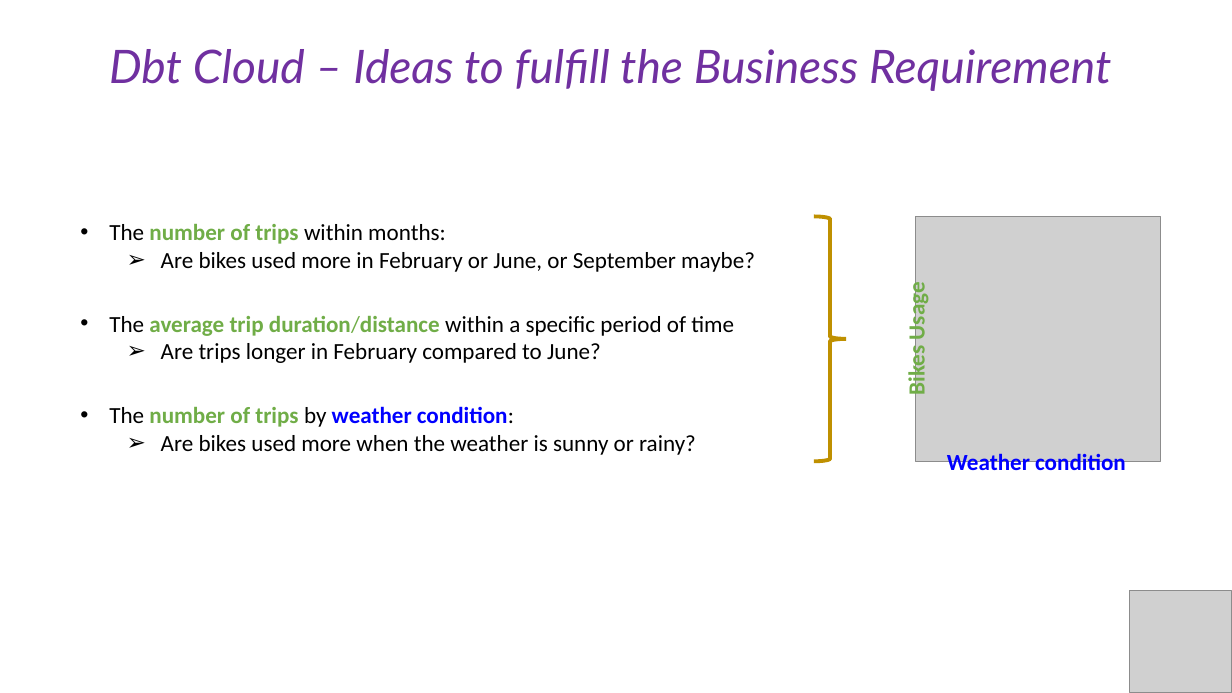
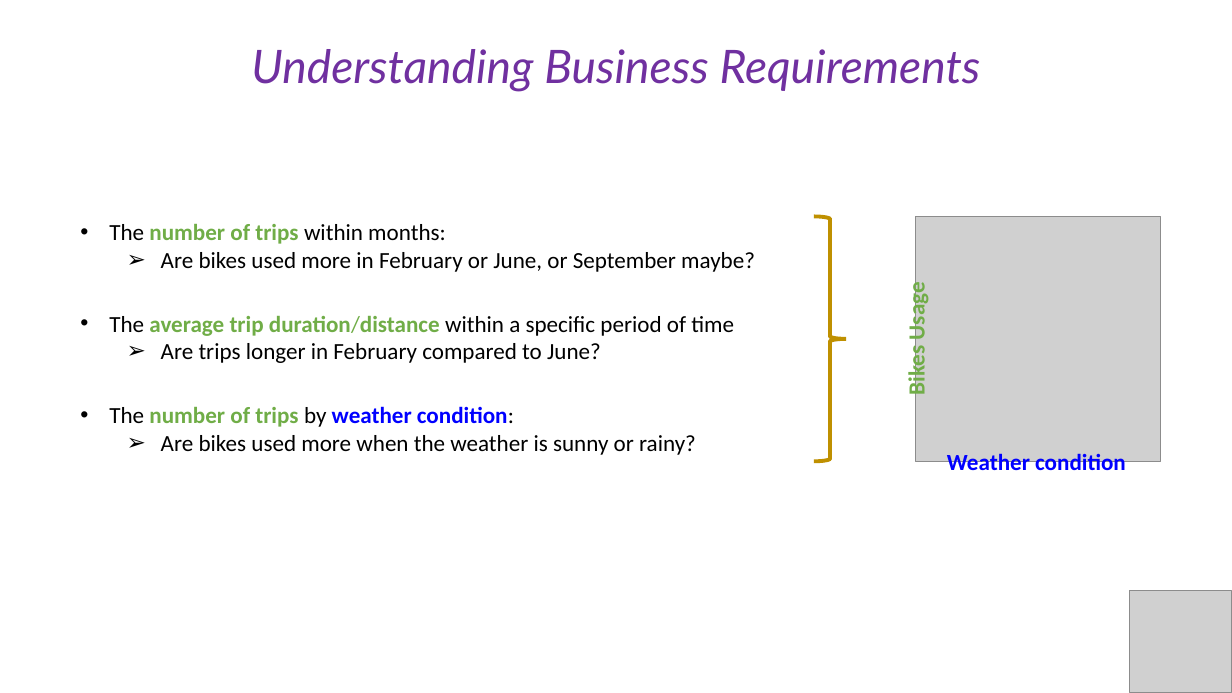
Before and after one commit to cesaramehri/Firn_CaseStudyTest, a slide deck: slide 3 of Presentation/Case Study - Presentation.pptx (slide 11 before the commit). Drawn at 1232x693 pixels with LibreOffice and Linux fonts; fonts in the diff are those of the drawing; grey boxes stand for pictures. Boxes give left, top, right and bottom in pixels: in the first picture for what was removed or moved away, otherwise in the second. Text is boxed around its words. In the diff, an @@ line names an element or a change of style, - is before the commit and + after.

```diff
--- a/Presentation/Case Study - Presentation.pptx
+++ b/Presentation/Case Study - Presentation.pptx
@@ text at <box>251,49,981,92</box>: text changed @@
-Dbt Cloud – Ideas to fulfill the Business Requirement
+Understanding Business Requirements
```
Also in this commit, not shown: 9 other slides changed, 12 slides added, 5 slides removed, 1 other file.
